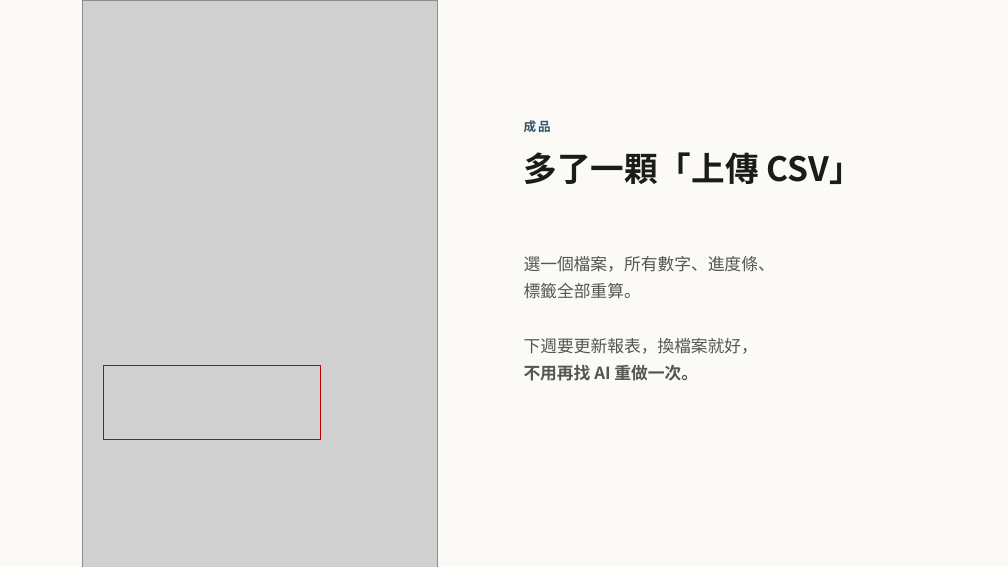
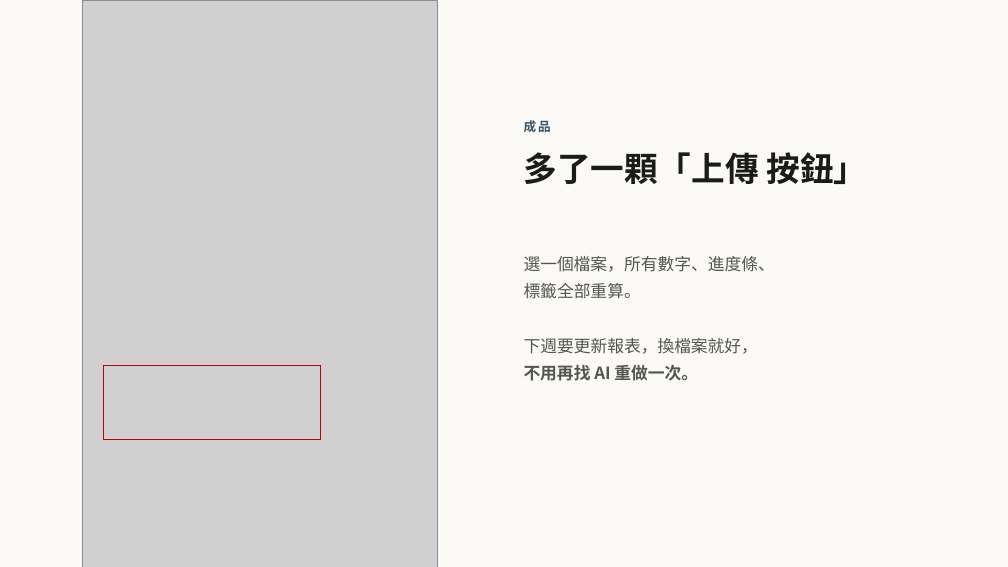
Before and after one commit to b39070566/architectureAiClass, a slide deck: slide 50 of slides/vibe-coding-workshop.pptx (slide 28 before the commit). Drawn at 1008x567 pixels with LibreOffice and Linux fonts; fonts in the diff are those of the drawing; grey boxes stand for pictures. Boxes give left, top, right and bottom in pixels: in the first picture for what was removed or moved away, otherwise in the second. Text is boxed around its words. In the diff, an @@ line names an element or a change of style, - is before the commit and + after.

```diff
--- a/slides/vibe-coding-workshop.pptx
+++ b/slides/vibe-coding-workshop.pptx
@@ text at <box>524,152,868,184</box>: text changed @@
-多了一顆「上傳 CSV」
+多了一顆「上傳 按鈕」
```
Also in this commit, not shown: 9 other slides changed, 26 slides added, 18 other files.
